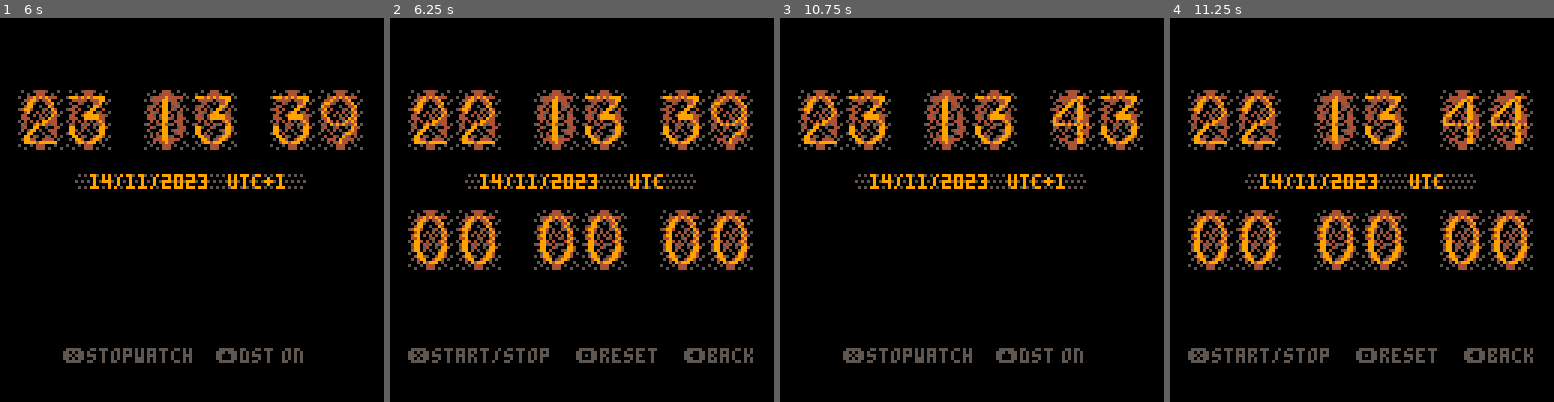
Above: before the commit, frames 1-4 (left to right).
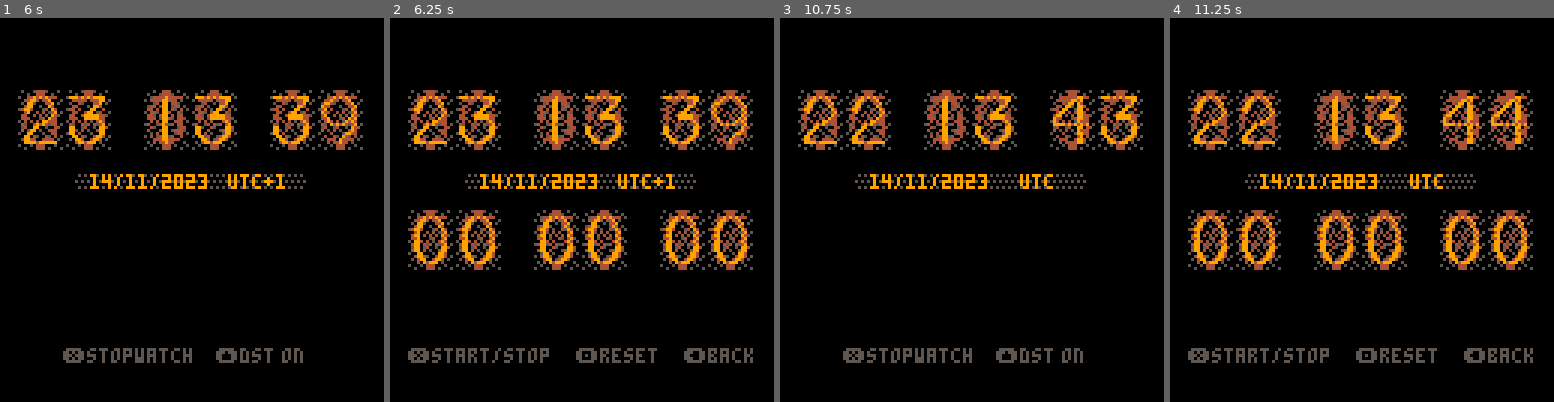
Above: after the commit, the same moments.

Repository: fab-industries/retro-clock
Game: PICO-8 cartridge clock.p8
Same seed, same stepped clock (60 frames per second), same inputs: the game is played once before the commit and once after it.
Inputs:
- Up to frame 1 (6 s): tap O (Z key) at 0.33, 0.7, 1.43, 2.22, 3.1, 3.98, 4.87, 5.75 s; tap X (X key) at 1.07, 2.07, 2.4, 2.73, 3.07, 3.4, 3.73, 4.07, 4.4, 4.73, 5.07, 5.4, 5.73 s; hold Left 1.97-2.37 s; hold Up 3.58-4.08 s; hold Left 5.13-5.8 s; hold Up from 5.85 s (still down)
- Up to frame 2 (6.25 s): tap X (X key) at 6.07 s; release Up at 6.18 s; hold Left from 6.23 s (still down)
- Up to frame 3 (10.75 s): tap X (X key) every 0.33 s from 6.4 to 10.73 s; release Left at 6.63 s; tap O (Z key) every 0.88 s from 6.63 to 10.17 s; hold Up 7.85-8.35 s; hold Left 9.4-10.07 s; hold Up 10.12-10.45 s; hold Left from 10.5 s (still down)
- Up to frame 4 (11.25 s): release Left at 10.9 s; tap O (Z key) at 11.05 s; tap X (X key) at 11.07 s

Frame 1 is identical in both runs. In frame 2, 0.7% of the frame differs, in the area x 17-75%, y 20-45%; in frame 3, 0.7%; in frame 4, nothing differs.

Commit message:
Made it so that clock and stopwatch update at the same time
Added web version

Diff:
--- a/clock.p8
+++ b/clock.p8
@@ -5,9 +5,10 @@
 --by fab.industries
 
 function _init()
- version="0.01"
+ version="0.02"
 
  cls(0)
+ t=0
  dst=false
  glyphs={1,3,5,7,9,11,33,35,37,39}
  h=""
@@ -34,16 +35,20 @@
  stops2=0
 
  stopmode=false
+ override=true
  mode="clock"
 end
 
 
 function _update()
+ t+=1
+
  if mode=="clock" then
   update_clock()
  elseif mode=="stop" then
   update_stop()
  end
+
 end
 
 
@@ -58,37 +63,43 @@
 --update
 
 function update_clock()
- utc_d=stat(82)
- utc_h=stat(83)
- z_d=stat(92)
-
- if dst then
-  z_h=stat(93)+1
- else
-  z_h=stat(93)
- end
-
- get_offset()
-
- h=tostr(z_h)
- m=tostr(stat(94))
- s=tostr(stat(95))
- yr=tostr(stat(90))
- mo=tostr(stat(91))
- dy=tostr(stat(92))
-
- if (#h==1) h="0"..h
- if (#m==1) m="0"..m
- if (#s==1) s="0"..s
- if (#mo==1) mo="0"..mo
- if (#dy==1) dy="0"..dy
-
- h1=tonum(sub(h,1,1))
- h2=tonum(sub(h,2,2))
- m1=tonum(sub(m,1,1))
- m2=tonum(sub(m,2,2))
- s1=tonum(sub(s,1,1))
- s2=tonum(sub(s,2,2))
+
+ if override or t%30 ==0 then
+	 utc_d=stat(82)
+	 utc_h=stat(83)
+	 z_d=stat(92)
+
+	 if dst then
+	  z_h=stat(93)+1
+	 else
+	  z_h=stat(93)
+	 end
+
+	 get_offset()
+
+	 h=tostr(z_h)
+	 m=tostr(stat(94))
+	 s=tostr(stat(95))
+	 yr=tostr(stat(90))
+	 mo=tostr(stat(91))
+	 dy=tostr(stat(92))
+
+	 if (#h==1) h="0"..h
+	 if (#m==1) m="0"..m
+	 if (#s==1) s="0"..s
+	 if (#mo==1) mo="0"..mo
+	 if (#dy==1) dy="0"..dy
+
+	 h1=tonum(sub(h,1,1))
+	 h2=tonum(sub(h,2,2))
+	 m1=tonum(sub(m,1,1))
+	 m2=tonum(sub(m,2,2))
+	 s1=tonum(sub(s,1,1))
+	 s2=tonum(sub(s,2,2))
+
+	 if (override) override=false
+
+ end
 
  if btnp(❎) then
   mode="stop"
@@ -104,54 +115,60 @@
 end
 
 function update_stop()
- utc_d=stat(82)
- utc_h=stat(83)
- z_d=stat(92)
- z_h=stat(93)
-
- get_offset()
-
- h=tostr(stat(93))
- m=tostr(stat(94))
- s=tostr(stat(95))
- yr=tostr(stat(90))
- mo=tostr(stat(91))
- dy=tostr(stat(92))
-
- if (#h==1) h="0"..h
- if (#m==1) m="0"..m
- if (#s==1) s="0"..s
-
- if (#mo==1) mo="0"..mo
- if (#dy==1) dy="0"..dy
-
- h1=tonum(sub(h,1,1))
- h2=tonum(sub(h,2,2))
- m1=tonum(sub(m,1,1))
- m2=tonum(sub(m,2,2))
- s1=tonum(sub(s,1,1))
- s2=tonum(sub(s,2,2))
-
- if stopmode then
-  local nowtime
-  nowtime=stopwatch.total+(time()-stopwatch.start)
-  stopwatch.now=nowtime
- end
-
- stopm=tostr(flr(stopwatch.now)\60)
- stoph=tostr(stopm\60)
- stops=tostr((flr(stopwatch.now))%60)
-
- if (#stoph==1) stoph="0"..stoph
- if (#stopm==1) stopm="0"..stopm
- if (#stops==1) stops="0"..stops
-
- stoph1=tonum(sub(stoph,1,1))
- stoph2=tonum(sub(stoph,2,2))
- stopm1=tonum(sub(stopm,1,1))
- stopm2=tonum(sub(stopm,2,2))
- stops1=tonum(sub(stops,1,1))
- stops2=tonum(sub(stops,2,2))
+
+ if override or t%30 ==0 then
+	 utc_d=stat(82)
+	 utc_h=stat(83)
+	 z_d=stat(92)
+	 z_h=stat(93)
+
+	 get_offset()
+
+	 h=tostr(stat(93))
+	 m=tostr(stat(94))
+	 s=tostr(stat(95))
+	 yr=tostr(stat(90))
+	 mo=tostr(stat(91))
+	 dy=tostr(stat(92))
+
+	 if (#h==1) h="0"..h
+	 if (#m==1) m="0"..m
+	 if (#s==1) s="0"..s
+
+	 if (#mo==1) mo="0"..mo
+	 if (#dy==1) dy="0"..dy
+
+	 h1=tonum(sub(h,1,1))
+	 h2=tonum(sub(h,2,2))
+	 m1=tonum(sub(m,1,1))
+	 m2=tonum(sub(m,2,2))
+	 s1=tonum(sub(s,1,1))
+	 s2=tonum(sub(s,2,2))
+
+	 if stopmode then
+	  local nowtime
+	  nowtime=stopwatch.total+(time()-stopwatch.start)
+	  stopwatch.now=nowtime
+	 end
+
+	 stopm=tostr(flr(stopwatch.now)\60)
+	 stoph=tostr(stopm\60)
+	 stops=tostr((flr(stopwatch.now))%60)
+
+	 if (#stoph==1) stoph="0"..stoph
+	 if (#stopm==1) stopm="0"..stopm
+	 if (#stops==1) stops="0"..stops
+
+	 stoph1=tonum(sub(stoph,1,1))
+	 stoph2=tonum(sub(stoph,2,2))
+	 stopm1=tonum(sub(stopm,1,1))
+	 stopm2=tonum(sub(stopm,2,2))
+	 stops1=tonum(sub(stops,1,1))
+	 stops2=tonum(sub(stops,2,2))
+
+	 if (override) override=false
+
+ end
 
  if stopmode then
   if btnp(❎) then
@@ -160,11 +177,13 @@
    stopwatch.int=stopwatch.stop-stopwatch.start
    stopwatch.total+=stopwatch.int
    stopwatch.int=0
+   override=true
   end
  else
   if btnp(❎) then
    stopmode=true
    stopwatch.start=time()
+   override=true
   end
 
  end
@@ -175,6 +194,7 @@
   stopwatch.stop=0
   stopwatch.total=0
   stopwatch.now=0
+  override=true
  end
 
  if btnp(⬅️) then
Not shown, changed: 130 lines of the sprite sheet (__gfx__) section of clock.p8
Not shown, changed: the thumbnail (__label__) section of clock.p8
